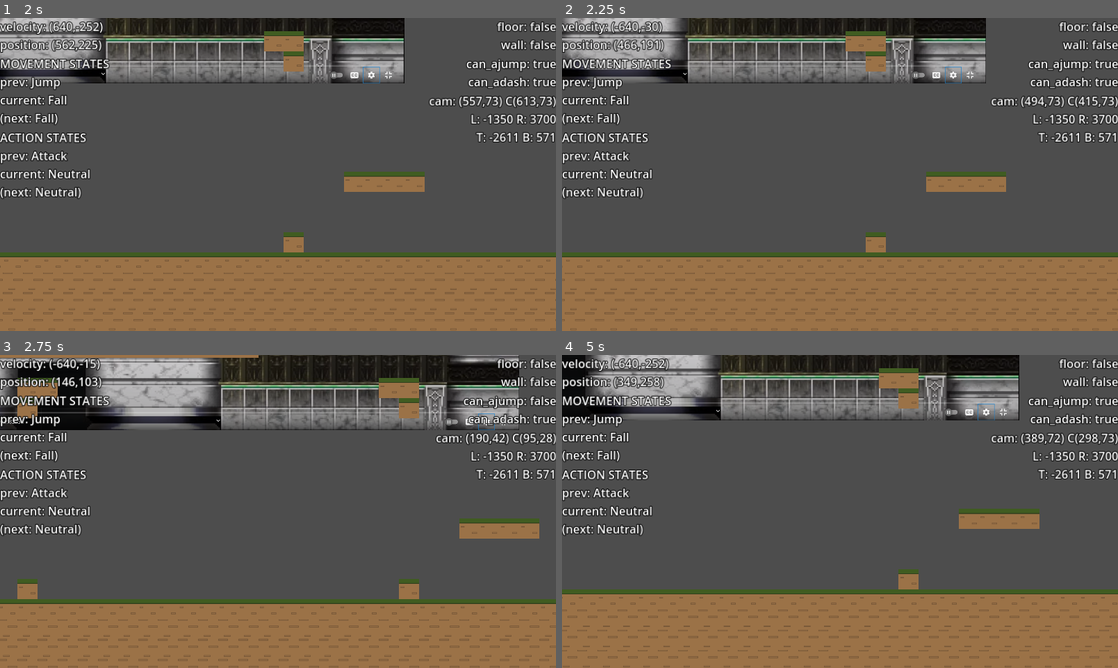
Above: before the commit, frames 1-4 (two rows, left to right).
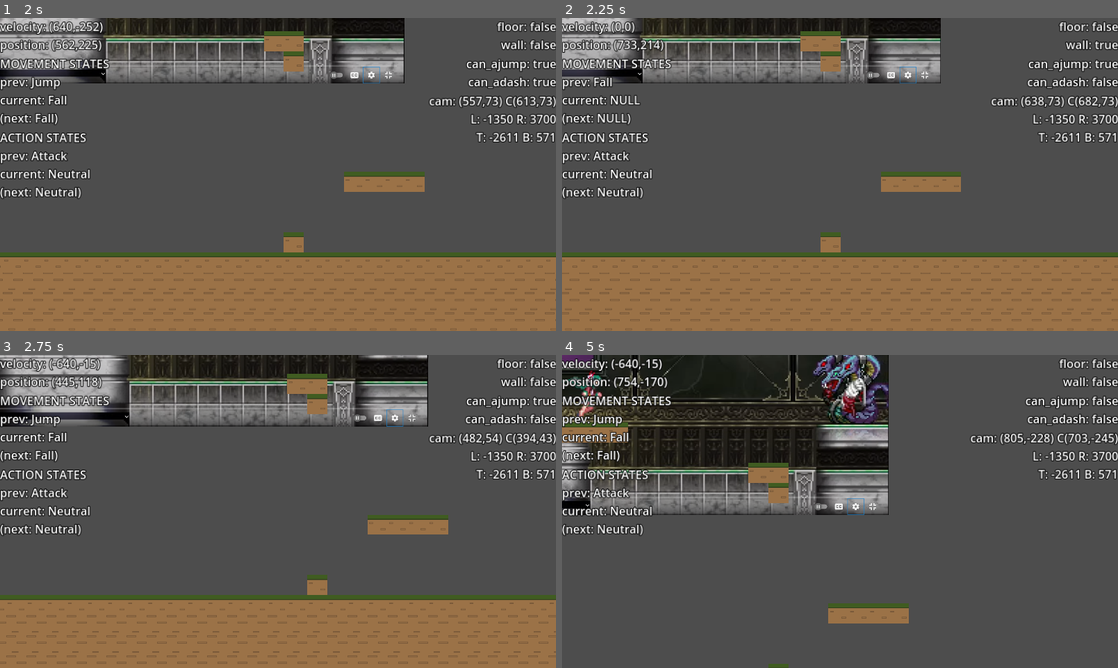
Above: after the commit, the same moments.

Repository: azylazide/untitled-hw-game-G4
Game: Godot game, scene res://src/levels/level_test.tscn
Same seed, same stepped clock (60 frames per second), same inputs: the game is played once before the commit and once after it.
Inputs:
- Up to frame 1 (2 s): tap Enter (ui_accept) at 0.5 s; hold Space (jump) 0.53-1.28 s; hold D (right) from 0.53 s (still down); tap Z (attack) at 1.35 s; tap Space (jump) at 1.52, 1.55, 1.82 s
- Up to frame 2 (2.25 s): release D (right) at 2.03 s; hold A (left) from 2.03 s (still down); hold X (dash) from 2.03 s (still down)
- Up to frame 3 (2.75 s): keep holding A (left); keep holding X (dash); tap Space (jump) at 2.3 s
- Up to frame 4 (5 s): release A (left) at 2.78 s; release X (dash) at 2.78 s; hold D (right) 2.78-4.28 s; tap Space (jump) at 2.85, 3.02, 3.32, 3.77, 3.8, 4.07, 4.52, 4.55, 4.82 s; hold Z (attack) 3.53-4.28 s; hold A (left) from 4.28 s (still down); tap X (dash) at 4.35 s

Frame 1 is identical in both runs. In frame 2, 11% of the frame differs, in the area x 0-100%, y 0-100%; in frame 3, 23%; in frame 4, 53%.

Commit message:
check wall and ajump ability bug when on wall but cannot wall jump but can ajump

Diff:
--- a/src/actors/player.gd
+++ b/src/actors/player.gd
@@ -333,7 +333,7 @@
 				on_floor = check_floor()
 				on_wall = check_wall()
 
-				if on_wall:
+				if on_wall and (stats.abilities & 0b100):
 					if dir != 0:
 						if wall_normal != Vector2.ZERO and dir*wall_normal.x < 0 and wall_cooldown_timer.is_stopped():
 							return Move.STATES.WALL
@@ -581,11 +581,11 @@
 			if event.is_action_pressed("jump"):
 				if velocity.y > 0:
 					jump_buffer_timer.start()
-				if on_wall:
+				if on_wall and (stats.abilities & 0b100):
 					Move.next = Move.STATES.JUMP
 					Move.change_state()
 
-				elif not on_wall and can_ajump:
+				elif not on_wall and can_ajump and (stats.abilities & 0b010):
 					can_ajump = false
 					jump_buffer_timer.stop()
 					Move.next = Move.STATES.JUMP
@@ -608,7 +608,7 @@
 					Move.change_state()
 
 		Move.STATES.ADASH:
-			if event.is_action_pressed("jump"):
+			if event.is_action_pressed("jump")  and (stats.abilities & 0b010):
 				dash_jump_buffer_timer.start()
 		Move.STATES.WALL:
 			if event.is_action_pressed("jump"):
--- a/src/actors/player.tscn
+++ b/src/actors/player.tscn
@@ -6,7 +6,7 @@
 
 [sub_resource type="Resource" id="Resource_pv50y"]
 script = ExtResource("2_r65xl")
-abilities = 6
+abilities = 7
 max_health = 100.0
 health = 100.0
 
